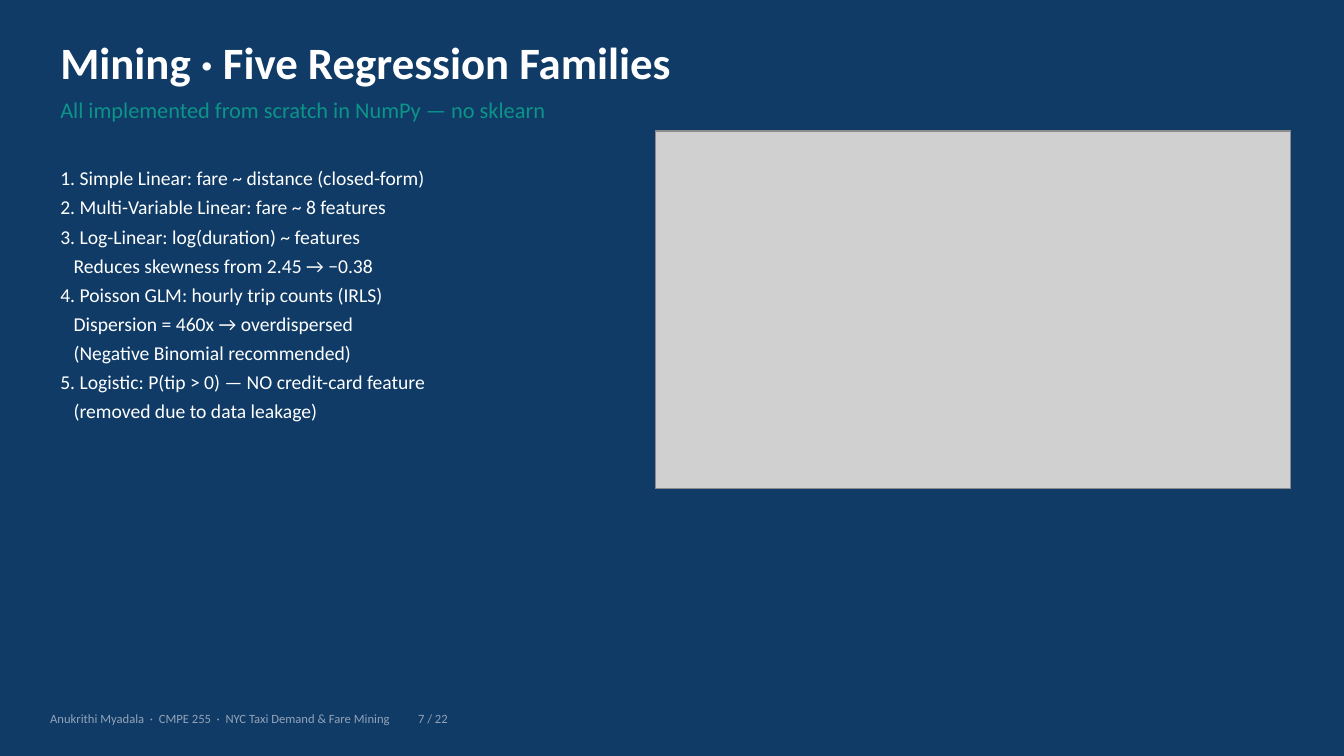
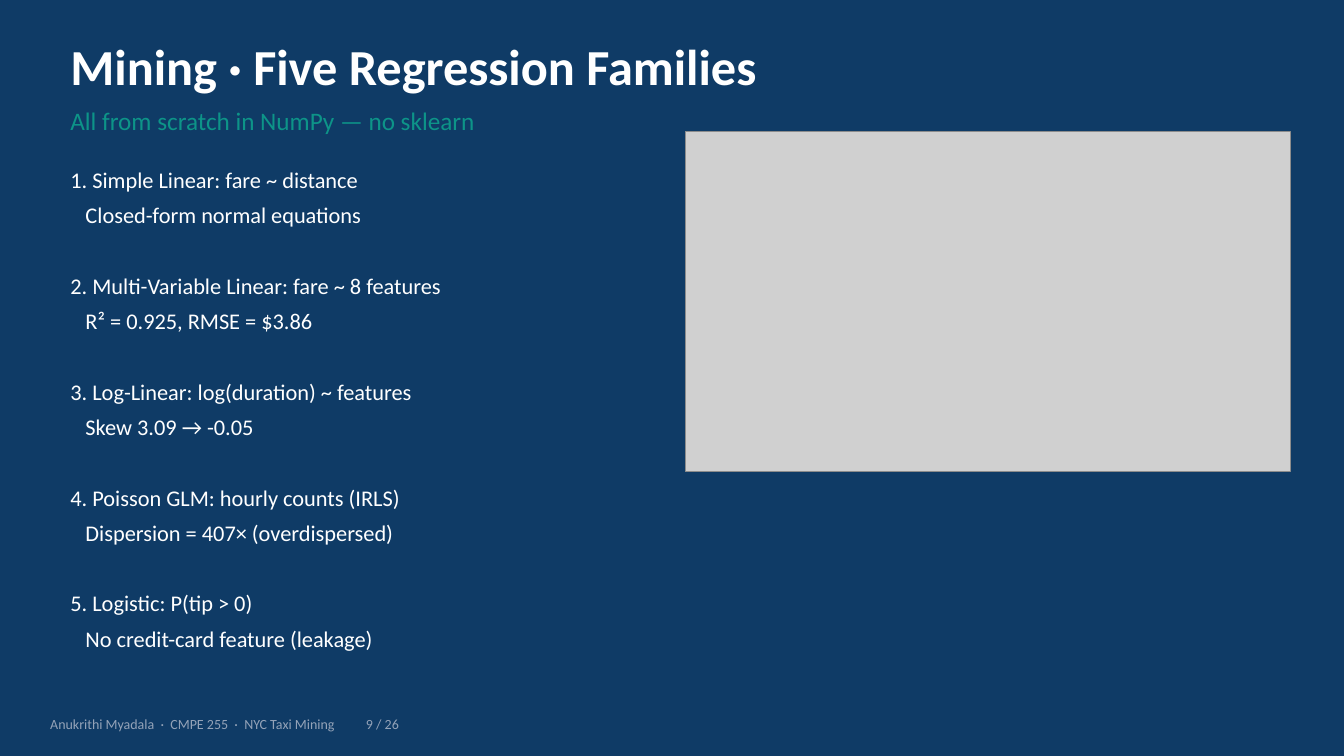
Before and after one commit to anu-myadala/255finalprojectanu, a slide deck: slide 9 of Taxi_Project_Presentation.pptx (slide 7 before the commit). Drawn at 1344x756 pixels with LibreOffice and Linux fonts; fonts in the diff are those of the drawing; grey boxes stand for pictures. Boxes give left, top, right and bottom in pixels: in the first picture for what was removed or moved away, otherwise in the second. Text is boxed around its words. In the diff, an @@ line names an element or a change of style, - is before the commit and + after.

```diff
--- a/Taxi_Project_Presentation.pptx
+++ b/Taxi_Project_Presentation.pptx
@@ text "Mining · Five Regression Families": place and size @@
-text "Mining · Five Regression Families" at box(60, 47, 670, 87)
+text "Mining · Five Regression Families" at box(70, 49, 756, 94)
@@ text "Mining · Five Regression Families" at box(70, 49, 756, 94): size 32 to 36 pt @@
@@ text at box(70, 112, 475, 134): text changed; size 16 to 18 pt @@
-All implemented from scratch in NumPy — no sklearn
+All from scratch in NumPy — no sklearn
@@ picture: place and size @@
-picture at box(655, 131, 1291, 489)
+picture at box(686, 131, 1291, 472)
@@ text "1. Simple Linear: fare ~ ...": place and size @@
-text "1. Simple Linear: fare ~ ..." at box(60, 171, 425, 422)
+text "1. Simple Linear: fare ~ ..." at box(70, 172, 440, 651)
@@ text at box(70, 172, 361, 227): text changed; size 14 to 16 pt @@
-1. Simple Linear: fare ~ distance (closed-form)
+1. Simple Linear: fare ~ distance
+Closed-form normal equations
@@ text at box(70, 278, 440, 404): size 14 to 16 pt in "2. Multi-Variable Linear: fare ~ 8 features", "3. Log-Linear: log(duration) ~ features"; more space between paragraphs @@
@@ text at box(85, 311, 312, 332): paragraph added @@
+R² = 0.925, RMSE = $3.86
@@ text at box(70, 419, 400, 651): text changed; size 14 to 16 pt @@
-Reduces skewness from 2.45 → −0.38
-4. Poisson GLM: hourly trip counts (IRLS)
-Dispersion = 460x → overdispersed
-(Negative Binomial recommended)
-5. Logistic: P(tip > 0) — NO credit-card feature
-(removed due to data leakage)
+Skew 3.09 → -0.05
+4. Poisson GLM: hourly counts (IRLS)
+Dispersion = 407× (overdispersed)
+5. Logistic: P(tip > 0)
+No credit-card feature (leakage)
@@ text at box(50, 719, 399, 732): text changed; size 9 to 10 pt @@
-Anukrithi Myadala · CMPE 255 · NYC Taxi Demand & Fare Mining 7 / 22
+Anukrithi Myadala · CMPE 255 · NYC Taxi Mining 9 / 26
```
Also in this commit, not shown: 18 other slides changed, 7 slides added, 3 slides removed, 3 other files.
